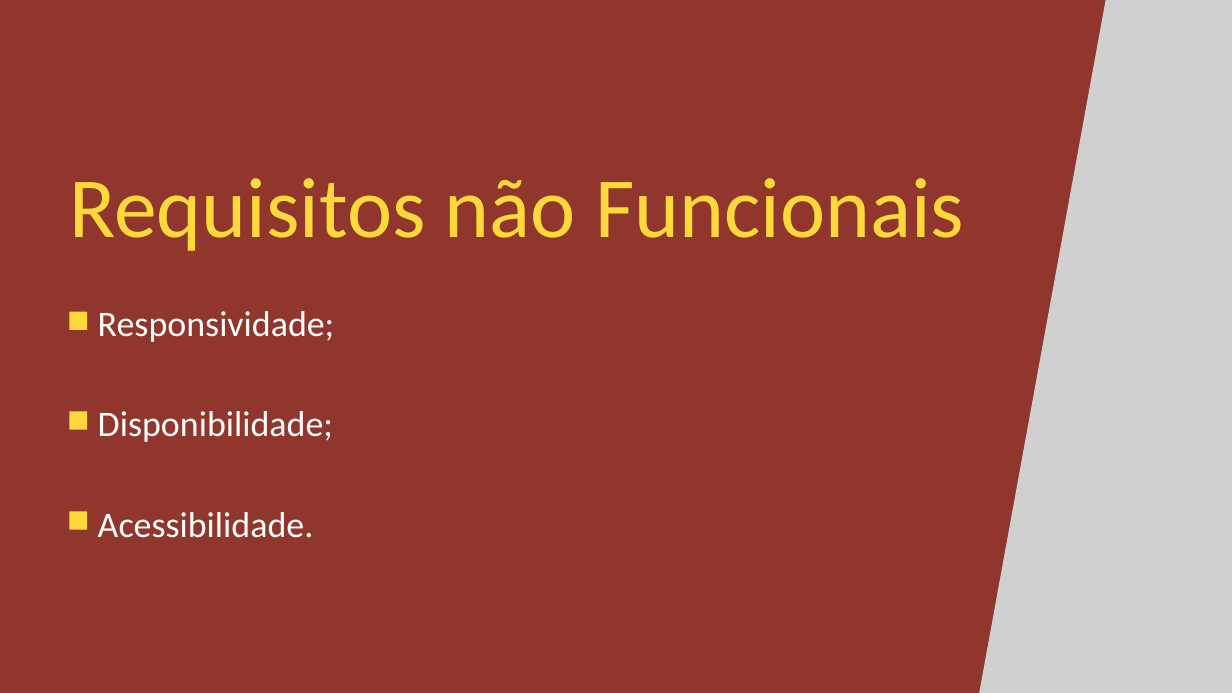
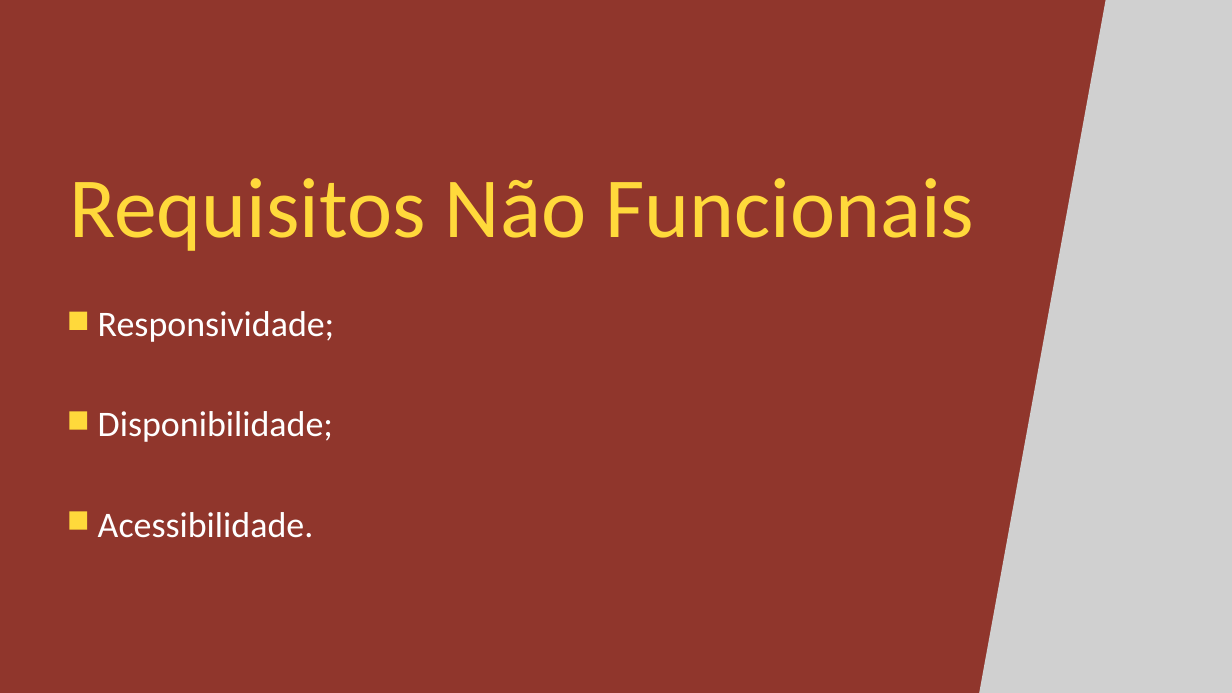
Before and after one commit to Agenda-Fatec/Documentos, a slide deck: slide 6 of Slides/PI.pptx. Drawn at 1232x693 pixels with LibreOffice and Linux fonts; fonts in the diff are those of the drawing; grey boxes stand for pictures. Boxes give left, top, right and bottom in pixels: in the first picture for what was removed or moved away, otherwise in the second. Text is boxed around its words. In the diff, an @@ line names an element or a change of style, - is before the commit and + after.

```diff
--- a/Slides/PI.pptx
+++ b/Slides/PI.pptx
@@ text at [69,178,974,251]: text changed @@
-Requisitos não Funcionais
+Requisitos Não Funcionais
```
Also in this commit, not shown: 1 slide added.
